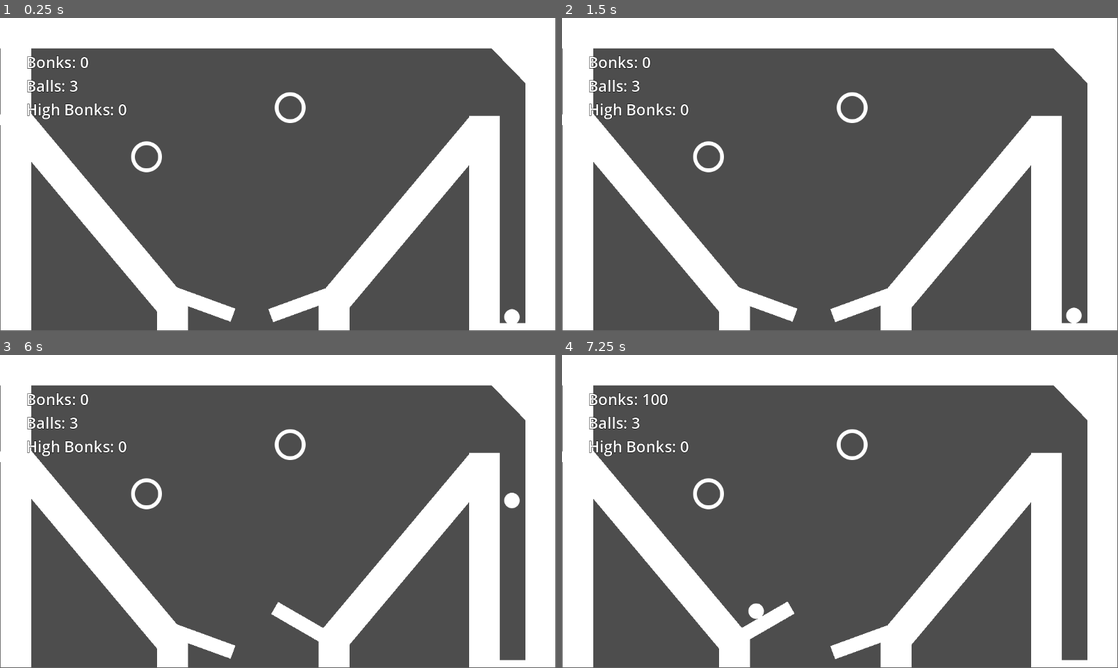
Above: before the commit, frames 1-4 (two rows, left to right).
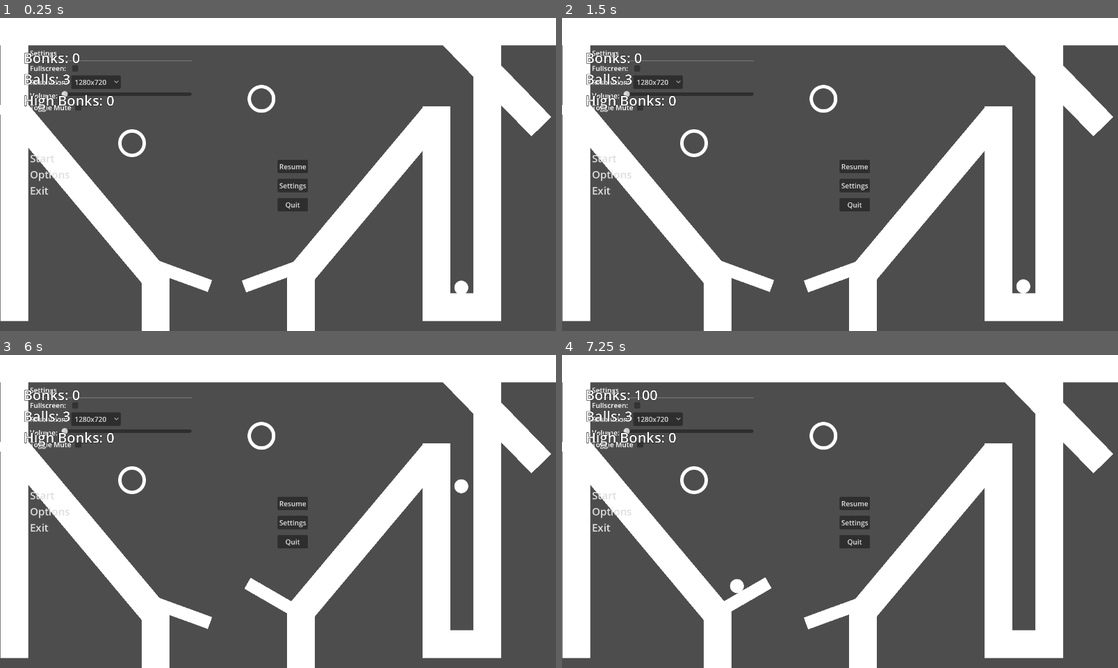
Above: after the commit, the same moments.

Repository: sfreed141/pinball
Game: Godot game, scene res://main.tscn
The game is run twice, just before and just after one commit, with the same random seed, the same clock (stepped at 60 frames per second) and the same inputs.
Inputs (mouse positions are in pixels of both pictures, inside the frame that each line leads up to):
- Up to frame 1 (0.25 s): no input
- Up to frame 2 (1.5 s): click (612, 174) at 0.5 s, where only the run after the commit has a clickable "Options"; click (656, 80) at 1.25 s, where only the run after the commit has a clickable "1280x720"
- Up to frame 3 (6 s): click (77, 445) at 2.02 s; click (294, 502) at 2.75 s, where only the run after the commit has a clickable "Resume"; click (294, 520) at 3.5 s, where only the run after the commit has a clickable "Settings"; click (50, 495) at 4.25 s, where only the run after the commit has a clickable "Start"; click (50, 495) at 5 s, where only the run after the commit has a clickable "Start"; tap Enter at 5.75 s; hold D (right) from 5.78 s (still down); hold Space (slap) from 5.78 s (still down)
- Up to frame 4 (7.25 s): release D (right) at 6.53 s; release Space (slap) at 6.53 s; hold A (left) from 6.53 s (still down); tap Space (slap) at 6.6 s
In our replay, the window is 799x449 before the commit and 800x450 after it. These sizes can differ from the game's own. Grey fills any space a smaller window leaves; there, only what the larger window draws over its background counts as a difference.

The runs differ from the first frame. In frame 1, 26% of the frame differs, in the area x 0-100%, y 0-100%; in frame 2, 26%; in frame 3, 26%; in frame 4, 26%.

Commit message:
"layout done, buttons wip" (#7)

Diff:
--- /dev/null
+++ b/project/MainMenu.gd
@@ -0,0 +1,19 @@
+extends MarginContainer
+
+
+# Called when the node enters the scene tree for the first time.
+func _ready():
+	pass # Replace with function body.
+
+
+func _on_start_game_button_pressed():
+	pass # Replace with function body.
+
+
+func _on_options_button_pressed():
+	pass # Replace with function body.
+
+
+func _on_exit_button_pressed():
+	get_tree().quit()
+	pass # Replace with function body.
--- /dev/null
+++ b/project/MainMenuTheme.tres
@@ -0,0 +1,22 @@
+[gd_resource type="Theme" load_steps=6 format=3 uid="uid://cckteog731x5u"]
+
+[sub_resource type="StyleBoxEmpty" id="StyleBoxEmpty_iojd1"]
+
+[sub_resource type="StyleBoxEmpty" id="StyleBoxEmpty_7rirm"]
+
+[sub_resource type="StyleBoxEmpty" id="StyleBoxEmpty_s3h68"]
+
+[sub_resource type="StyleBoxEmpty" id="StyleBoxEmpty_8iy7l"]
+
+[sub_resource type="StyleBoxEmpty" id="StyleBoxEmpty_5yuo8"]
+
+[resource]
+Button/colors/font_hover_color = Color(0.850234, 0.979814, 0.990546, 1)
+Button/colors/font_hover_pressed_color = Color(0.47536, 0.924797, 0.965726, 1)
+Button/colors/font_pressed_color = Color(0.47451, 0.92549, 0.964706, 1)
+Button/font_sizes/font_size = 24
+Button/styles/disabled = SubResource("StyleBoxEmpty_iojd1")
+Button/styles/focus = SubResource("StyleBoxEmpty_7rirm")
+Button/styles/hover = SubResource("StyleBoxEmpty_s3h68")
+Button/styles/normal = SubResource("StyleBoxEmpty_8iy7l")
+Button/styles/pressed = SubResource("StyleBoxEmpty_5yuo8")
--- /dev/null
+++ b/project/PauseMenu.gd
@@ -0,0 +1,10 @@
+extends MarginContainer
+
+
+# Called when the node enters the scene tree for the first time.
+func _ready():
+	pass # Replace with function body.
+
+func _on_quit_button_pressed():
+	get_tree().quit()
+	pass # Replace with function body.
--- a/project/game/gamemode.gd
+++ b/project/game/gamemode.gd
@@ -6,7 +6,7 @@
 # 1. Groups: In the Node window, add a group to the desired node. Then you can access in code like get_tree().get_first_node_in_group()
 # 2. Unique Names: in Scene window, "RMB | Access as Unique Name" and then can reference like %MyNode.
 
-@onready var ingame_ui = %InGame
+@onready var ingame_ui = %InGameUI
 @onready var score_label = %ScoreLabel
 @onready var highscore_label = %HighScoreLabel
 @onready var lives_label = %LivesLabel
--- a/project/main.tscn
+++ b/project/main.tscn
@@ -1,10 +1,16 @@
-[gd_scene load_steps=8 format=3 uid="uid://wp31bdkw2ujt"]
+[gd_scene load_steps=12 format=3 uid="uid://wp31bdkw2ujt"]
 
 [ext_resource type="Script" path="res://game/gamemode.gd" id="1_8jxqk"]
 [ext_resource type="PackedScene" uid="uid://dhlm0r3kgrbs5" path="res://game/paddle.tscn" id="2_67h6p"]
 [ext_resource type="PackedScene" uid="uid://bwoyukoyw4e4d" path="res://game/wall.tscn" id="3_kdlmg"]
 [ext_resource type="PackedScene" uid="uid://biuqxwo0rr4k7" path="res://game/bumper.tscn" id="4_ro6ew"]
 
+[ext_resource type="Script" path="res://MainMenu.gd" id="5_ttrjt"]
+[ext_resource type="Theme" uid="uid://cckteog731x5u" path="res://MainMenuTheme.tres" id="5_up4de"]
+[ext_resource type="Script" path="res://settings.gd" id="6_h4t5a"]
+[ext_resource type="Script" path="res://PauseMenu.gd" id="8_lfqy3"]
+
+
 [sub_resource type="RectangleShape2D" id="RectangleShape2D_hpi33"]
 size = Vector2(1149, 69)
 
@@ -110,15 +116,168 @@
 
 [node name="UI" type="CanvasLayer" parent="."]
 
-[node name="Menu" type="MarginContainer" parent="UI"]
+[node name="MainMenu" type="MarginContainer" parent="UI"]
 anchors_preset = 15
 anchor_right = 1.0
 anchor_bottom = 1.0
 grow_horizontal = 2
 grow_vertical = 2
-
-[node name="InGame" type="MarginContainer" parent="UI"]
-unique_name_in_owner = true
+size_flags_horizontal = 4
+size_flags_vertical = 4
+theme_override_constants/margin_left = 69
+theme_override_constants/margin_top = 69
+theme_override_constants/margin_right = 90
+theme_override_constants/margin_bottom = 69
+script = ExtResource("5_ttrjt")
+metadata/_edit_use_anchors_ = true
+
+[node name="HBoxContainer" type="HBoxContainer" parent="UI/MainMenu"]
+layout_mode = 2
+
+[node name="VBoxContainer" type="VBoxContainer" parent="UI/MainMenu/HBoxContainer"]
+layout_mode = 2
+size_flags_vertical = 4
+theme_override_constants/separation = 3
+
+[node name="StartGameButton" type="Button" parent="UI/MainMenu/HBoxContainer/VBoxContainer"]
+layout_mode = 2
+theme = ExtResource("5_up4de")
+text = "Start"
+alignment = 0
+
+[node name="OptionsButton" type="Button" parent="UI/MainMenu/HBoxContainer/VBoxContainer"]
+layout_mode = 2
+theme = ExtResource("5_up4de")
+text = "Options"
+alignment = 0
+
+[node name="ExitButton" type="Button" parent="UI/MainMenu/HBoxContainer/VBoxContainer"]
+layout_mode = 2
+theme = ExtResource("5_up4de")
+text = "Exit"
+alignment = 0
+
+[node name="Settings" type="Control" parent="UI"]
+layout_mode = 3
+anchors_preset = 0
+offset_right = 40.0
+offset_bottom = 40.0
+script = ExtResource("6_h4t5a")
+
+[node name="OptionsMenu" type="MarginContainer" parent="UI/Settings"]
+layout_mode = 1
+offset_right = 291.0
+offset_bottom = 155.0
+theme_override_constants/margin_left = 69
+theme_override_constants/margin_top = 69
+theme_override_constants/margin_right = 69
+theme_override_constants/margin_bottom = 69
+
+[node name="VBoxContainer2" type="VBoxContainer" parent="UI/Settings/OptionsMenu"]
+layout_mode = 2
+
+[node name="SettingsLabel" type="Label" parent="UI/Settings/OptionsMenu/VBoxContainer2"]
+layout_mode = 2
+text = "Settings"
+
+[node name="HSeparator" type="HSeparator" parent="UI/Settings/OptionsMenu/VBoxContainer2"]
+layout_mode = 2
+
+[node name="VBoxContainer" type="VBoxContainer" parent="UI/Settings/OptionsMenu/VBoxContainer2"]
+layout_mode = 2
+
+[node name="HBoxContainer4" type="HBoxContainer" parent="UI/Settings/OptionsMenu/VBoxContainer2/VBoxContainer"]
+layout_mode = 2
+
+[node name="FullscreenLabel" type="Label" parent="UI/Settings/OptionsMenu/VBoxContainer2/VBoxContainer/HBoxContainer4"]
+layout_mode = 2
+text = "Fullscreen: "
+
+[node name="FullscreenBox" type="CheckBox" parent="UI/Settings/OptionsMenu/VBoxContainer2/VBoxContainer/HBoxContainer4"]
+layout_mode = 2
+
+[node name="HBoxContainer3" type="HBoxContainer" parent="UI/Settings/OptionsMenu/VBoxContainer2/VBoxContainer"]
+layout_mode = 2
+
+[node name="ResolutionLabel" type="Label" parent="UI/Settings/OptionsMenu/VBoxContainer2/VBoxContainer/HBoxContainer3"]
+layout_mode = 2
+text = "Resolution: "
+
+[node name="ResolutionBox" type="OptionButton" parent="UI/Settings/OptionsMenu/VBoxContainer2/VBoxContainer/HBoxContainer3"]
+layout_mode = 2
+item_count = 3
+selected = 2
+popup/item_0/text = "1920x1080"
+popup/item_0/id = 0
+popup/item_1/text = "1600x900"
+popup/item_1/id = 1
+popup/item_2/text = "1280x720"
+popup/item_2/id = 2
+
+[node name="HBoxContainer" type="HBoxContainer" parent="UI/Settings/OptionsMenu/VBoxContainer2/VBoxContainer"]
+layout_mode = 2
+
+[node name="AudioLabel" type="Label" parent="UI/Settings/OptionsMenu/VBoxContainer2/VBoxContainer/HBoxContainer"]
+layout_mode = 2
+text = "Volume:
+"
+
+[node name="CenterContainer" type="CenterContainer" parent="UI/Settings/OptionsMenu/VBoxContainer2/VBoxContainer/HBoxContainer"]
+layout_mode = 2
+
+[node name="AudioSlider" type="HSlider" parent="UI/Settings/OptionsMenu/VBoxContainer2/VBoxContainer/HBoxContainer"]
+custom_minimum_size = Vector2(300, 0)
+layout_mode = 2
+
+[node name="HBoxContainer2" type="HBoxContainer" parent="UI/Settings/OptionsMenu/VBoxContainer2/VBoxContainer"]
+layout_mode = 2
+
+[node name="MuteLabel" type="Label" parent="UI/Settings/OptionsMenu/VBoxContainer2/VBoxContainer/HBoxContainer2"]
+layout_mode = 2
+text = "Toggle Mute"
+
+[node name="MuteBox" type="CheckBox" parent="UI/Settings/OptionsMenu/VBoxContainer2/VBoxContainer/HBoxContainer2"]
+layout_mode = 2
+
+[node name="PauseMenu" type="MarginContainer" parent="UI"]
+anchors_preset = 15
+anchor_right = 1.0
+anchor_bottom = 1.0
+grow_horizontal = 2
+grow_vertical = 2
+theme_override_constants/margin_left = 69
+theme_override_constants/margin_top = 69
+script = ExtResource("8_lfqy3")
+
+[node name="CenterContainer" type="CenterContainer" parent="UI/PauseMenu"]
+layout_mode = 2
+
+[node name="VBoxContainer" type="VBoxContainer" parent="UI/PauseMenu/CenterContainer"]
+layout_mode = 2
+theme_override_constants/separation = -5
+
+[node name="ResumeButton" type="Button" parent="UI/PauseMenu/CenterContainer/VBoxContainer"]
+layout_mode = 2
+text = "Resume"
+
+[node name="ResumeLabel" type="Label" parent="UI/PauseMenu/CenterContainer/VBoxContainer"]
+layout_mode = 2
+
+[node name="SettingsButton" type="Button" parent="UI/PauseMenu/CenterContainer/VBoxContainer"]
+layout_mode = 2
+text = "Settings"
+
+[node name="SettingsLabel" type="Label" parent="UI/PauseMenu/CenterContainer/VBoxContainer"]
+layout_mode = 2
+
+[node name="QuitButton" type="Button" parent="UI/PauseMenu/CenterContainer/VBoxContainer"]
+layout_mode = 2
+text = "Quit"
+
+[node name="QuitLabel" type="Label" parent="UI/PauseMenu/CenterContainer/VBoxContainer"]
+layout_mode = 2
+
+[node name="InGameUI" type="MarginContainer" parent="UI"]
 anchors_preset = 15
 anchor_right = 1.0
 anchor_bottom = 1.0
@@ -129,10 +288,16 @@
 theme_override_constants/margin_left = 69
 theme_override_constants/margin_top = 69
 
-[node name="VBoxContainer" type="VBoxContainer" parent="UI/InGame"]
-layout_mode = 2
-
-[node name="ScoreLabel" type="Label" parent="UI/InGame/VBoxContainer"]
+[node name="VBoxContainer" type="VBoxContainer" parent="UI/InGameUI"]
+layout_mode = 2
+
+[node name="LivesLabel" type="Label" parent="UI/InGameUI/VBoxContainer"]
+unique_name_in_owner = true
+layout_mode = 2
+size_flags_horizontal = 0
+text = "Lives: 0"
+
+[node name="ScoreLabel" type="Label" parent="UI/InGameUI/VBoxContainer"]
 unique_name_in_owner = true
 layout_mode = 2
 size_flags_horizontal = 0
@@ -140,7 +305,10 @@
 text = "Bonks: 0"
 label_settings = SubResource("LabelSettings_sdi16")
 
-[node name="LivesLabel" type="Label" parent="UI/InGame/VBoxContainer"]
+
+[node name="HighScoreLabel" type="Label" parent="UI/InGameUI/VBoxContainer"]
+
+[node name="LivesLabel" type="Label" parent="UI/InGameUI/VBoxContainer"]
 unique_name_in_owner = true
 layout_mode = 2
 size_flags_horizontal = 0
@@ -148,10 +316,20 @@
 text = "Balls: 3"
 label_settings = SubResource("LabelSettings_sdi16")
 
-[node name="HighScoreLabel" type="Label" parent="UI/InGame/VBoxContainer"]
+[node name="HighScoreLabel" type="Label" parent="UI/InGameUI/VBoxContainer"]
+
 unique_name_in_owner = true
 layout_mode = 2
 size_flags_horizontal = 0
 size_flags_vertical = 0
 text = "High Bonks: 0"
 label_settings = SubResource("LabelSettings_sdi16")
+
+[connection signal="pressed" from="UI/MainMenu/HBoxContainer/VBoxContainer/StartGameButton" to="UI/MainMenu" method="_on_start_game_button_pressed"]
+[connection signal="pressed" from="UI/MainMenu/HBoxContainer/VBoxContainer/OptionsButton" to="UI/MainMenu" method="_on_options_button_pressed"]
+[connection signal="pressed" from="UI/MainMenu/HBoxContainer/VBoxContainer/ExitButton" to="UI/MainMenu" method="_on_exit_button_pressed"]
+[connection signal="toggled" from="UI/Settings/OptionsMenu/VBoxContainer2/VBoxContainer/HBoxContainer4/FullscreenBox" to="UI/Settings" method="_on_fullscreen_box_toggled"]
+[connection signal="item_selected" from="UI/Settings/OptionsMenu/VBoxContainer2/VBoxContainer/HBoxContainer3/ResolutionBox" to="UI/Settings" method="_on_resolution_box_item_selected"]
+[connection signal="value_changed" from="UI/Settings/OptionsMenu/VBoxContainer2/VBoxContainer/HBoxContainer/AudioSlider" to="UI/Settings" method="_on_audio_slider_value_changed"]
+[connection signal="toggled" from="UI/Settings/OptionsMenu/VBoxContainer2/VBoxContainer/HBoxContainer2/MuteBox" to="UI/Settings" method="_on_mute_box_toggled"]
+[connection signal="pressed" from="UI/PauseMenu/CenterContainer/VBoxContainer/QuitButton" to="UI/PauseMenu" method="_on_quit_button_pressed"]
--- a/project/project.godot
+++ b/project/project.godot
@@ -14,6 +14,12 @@
 run/main_scene="res://main.tscn"
 config/features=PackedStringArray("4.2", "Forward Plus")
 config/icon="res://icon.svg"
+
+[display]
+
+window/size/viewport_width=1280
+window/size/viewport_height=720
+window/stretch/mode="viewport"
 
 [input]
 
--- /dev/null
+++ b/project/settings.gd
@@ -0,0 +1,40 @@
+extends Control
+
+
+# Called when the node enters the scene tree for the first time.
+func _ready():
+	pass # Replace with function body.
+
+
+# Called every frame. 'delta' is the elapsed time since the previous frame.
+func _process(delta):
+	pass
+
+
+func _on_audio_slider_value_changed(value):
+	AudioServer.set_bus_volume_db(0, value)
+	pass # Replace with function body.
+
+
+func _on_mute_box_toggled(toggled_on):
+	AudioServer.set_bus_volume_db(0, 0)
+	pass # Replace with function body.
+
+
+func _on_resolution_box_item_selected(index):
+	match index:
+		0:
+			DisplayServer.window_set_size(Vector2i(1920,1080))
+		1:
+			DisplayServer.window_set_size(Vector2i(1600,900))
+		2:
+			DisplayServer.window_set_size(Vector2i(1280,720))
+	pass # Replace with function body.
+
+
+func _on_fullscreen_box_toggled(toggled_on):
+	if toggled_on == true:
+		DisplayServer.window_set_mode(3, 0)
+	else:
+		DisplayServer.window_set_mode(0, 0)
+	pass # Replace with function body.
